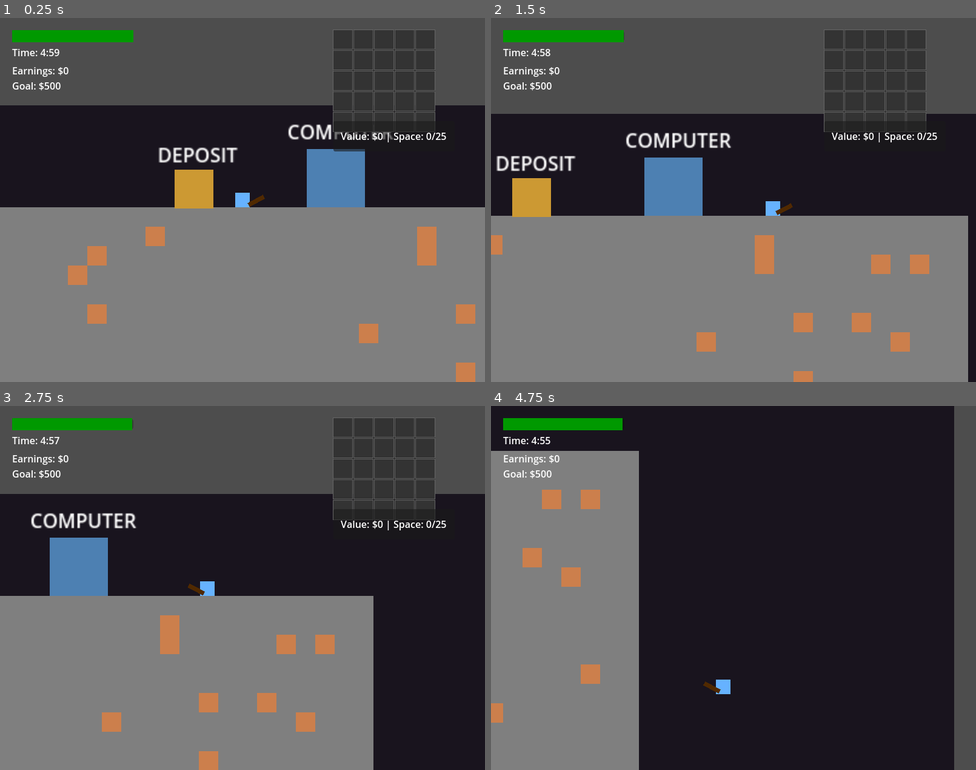
Above: before the commit, frames 1-4 (two rows, left to right).
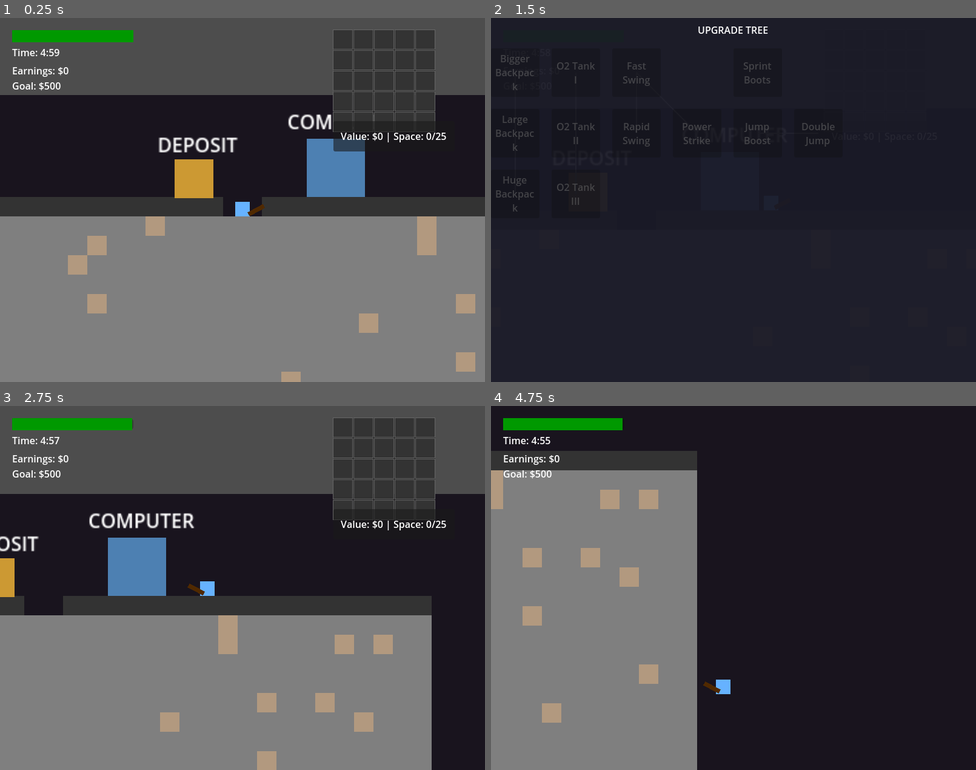
Above: after the commit, the same moments.

Repository: Tommi377/cave-packer
Game: Godot game, scene res://content/levels/mine_level.tscn
Same seed, same stepped clock (60 frames per second), same inputs: the game is played once before the commit and once after it.
Inputs (mouse positions are in pixels of both pictures, inside the frame that each line leads up to):
- Up to frame 1 (0.25 s): no input
- Up to frame 2 (1.5 s): tap Enter (ui_accept) at 0.5 s; move the mouse to (883, 90) at 0.52 s; press the mouse at (883, 90) at 0.53 s; hold D (move_right) from 0.53 s (still down); tap Space (jump) at 0.77 s; move the mouse to (636, 218) at 1.27 s; release the mouse at (636, 218) at 1.28 s; tap E (interact) at 1.35 s
- Up to frame 3 (2.75 s): tap Space (jump) at 1.52 s; move the mouse to (291, 507) at 2.02 s; release D (move_right) at 2.03 s; press the mouse at (291, 507) at 2.03 s; hold A (move_left) from 2.03 s (still down)
- Up to frame 4 (4.75 s): move the mouse to (709, 660) at 2.77 s; release A (move_left) at 2.78 s; release the mouse at (709, 660) at 2.78 s; hold D (move_right) 2.78-4.28 s; tap E (interact) at 2.85, 4.35 s; click (709, 660) at 2.92 s; tap Space (jump) at 3.02, 3.77, 4.52 s; move the mouse to (879, 642) at 3.52 s; press the mouse at (879, 642) at 3.53 s; tap I (toggle_inventory) at 4.15 s; move the mouse to (588, 533) at 4.27 s; release the mouse at (588, 533) at 4.28 s; hold A (move_left) from 4.28 s (still down)

The runs differ from the first frame. In frame 1, 12% of the frame differs, in the area x 0-100%, y 21-100%; in frame 2, 72%, in the area x 0-100%, y 0-100%; in frame 3, 19%; in frame 4, 19%.

Commit message:
big inventory changes

Diff:
--- a/content/inventory/inventory_ui.gd
+++ b/content/inventory/inventory_ui.gd
@@ -11,7 +11,7 @@
 @export var cell_padding: int = 2
 @export var show_grid_lines: bool = true
 
-@onready var inventory_grid: Node = $InventoryGrid
+@onready var inventory_grid: InventoryGrid = $InventoryGrid
 @onready var grid_container: Control = $GridContainer
 @onready var preview_container: Control = $PreviewContainer
 @onready var info_label: Label = $InfoPanel/InfoLabel
--- a/content/player/player.gd
+++ b/content/player/player.gd
@@ -39,7 +39,7 @@
 @onready var pickaxe_hitbox: Area2D = $PickaxeHitbox if has_node("PickaxeHitbox") else null
 
 # Inventory reference (set by level controller)
-var inventory_ui: Node = null
+var inventory_ui: InventoryUI = null
 
 func _ready() -> void:
 	# Ensure the player uses the floor detection properly
--- a/content/world/mine_tilemap.gd
+++ b/content/world/mine_tilemap.gd
@@ -8,7 +8,9 @@
 	STONE = 1,
 	IRON_ORE = 2,
 	GOLD_ORE = 3,
-	CRYSTAL_ORE = 4
+	COPPER_ORE = 4,
+	DIAMOND_ORE = 5,
+	BEDROCK = 6
 }
 
 ## Depth zones (measured in tiles from surface)
@@ -19,13 +21,12 @@
 ## Ore spawn chances by depth
 const ORE_SPAWN_CHANCE = {
 	"surface": {"stone": 0.95, "iron": 0.05},
-	"mid": {"stone": 0.70, "iron": 0.25, "gold": 0.05},
-	"deep": {"stone": 0.50, "iron": 0.20, "gold": 0.15, "crystal": 0.15}
+	"mid": {"stone": 0.70, "iron": 0.20, "copper": 0.08, "gold": 0.02},
+	"deep": {"stone": 0.50, "iron": 0.25, "copper": 0.15, "gold": 0.08, "diamond": 0.02}
 }
 
 ## Ore drop scene
 const ORE_ITEM_SCENE = preload("res://content/world/ore_item.tscn")
-const OreGenerator = preload("res://content/world/ore_generator.gd")
 
 signal block_broken(tile_pos: Vector2i, ore_type: String)
 signal depth_changed(depth: int)
@@ -61,19 +62,21 @@
 	else:
 		atlas = TileSetAtlasSource.new()
 
-		# Create a texture atlas with colored tiles (5 tiles x 1 row = 80x16 pixels)
-		var image = Image.create(80, 16, false, Image.FORMAT_RGBA8)
+		# Create a texture atlas with colored tiles (7 tiles x 1 row = 112x16 pixels)
+		var image = Image.create(112, 16, false, Image.FORMAT_RGBA8)
 
 		# Fill with tile colors
 		var colors = [
 			Color(0.4, 0.3, 0.2), # 0: Dirt (brown)
 			Color(0.5, 0.5, 0.5), # 1: Stone (gray)
-			Color(0.8, 0.5, 0.3), # 2: Iron ore (orange)
-			Color(0.8, 0.7, 0.2), # 3: Gold ore (golden)
-			Color(0.3, 0.7, 0.9) # 4: Crystal ore (cyan)
+			Color(0.7, 0.6, 0.5), # 2: Iron ore (brown-gray)
+			Color(0.9, 0.8, 0.2), # 3: Gold ore (golden)
+			Color(0.8, 0.5, 0.3), # 4: Copper ore (orange)
+			Color(0.3, 0.8, 0.9), # 5: Diamond ore (cyan)
+			Color(0.2, 0.2, 0.2) # 6: Bedrock (dark gray/black)
 		]
 
-		for i in range(5):
+		for i in range(7):
 			image.fill_rect(Rect2i(i * 16, 0, 16, 16), colors[i])
 
 		var texture = ImageTexture.create_from_image(image)
@@ -88,7 +91,9 @@
 		Vector2i(1, 0), # Stone
 		Vector2i(2, 0), # Iron ore
 		Vector2i(3, 0), # Gold ore
-		Vector2i(4, 0) # Crystal ore
+		Vector2i(4, 0), # Copper ore
+		Vector2i(5, 0), # Diamond ore
+		Vector2i(6, 0) # Bedrock
 	]
 
 	for coords in tile_coords:
@@ -119,7 +124,10 @@
 
 	# Create surface platform (y = -1)
 	for x in range(width):
-		set_cell(Vector2i(x, -1), 0, Vector2i(1, 0)) # Stone platform
+		var center_x = floori(width * 0.5)
+		if x == center_x or x == center_x - 1:
+			continue
+		set_cell(Vector2i(x, -1), 0, Vector2i(6, 0)) # Bedrock
 
 	print("Mine generated: ", width, "x", depth, " tiles")
 
@@ -157,8 +165,10 @@
 			return Vector2i(2, 0)
 		"gold":
 			return Vector2i(3, 0)
-		"crystal":
+		"copper":
 			return Vector2i(4, 0)
+		"diamond":
+			return Vector2i(5, 0)
 		_:
 			return Vector2i(0, 0) # Dirt fallback
 
@@ -173,15 +183,21 @@
 	if tile_data == null:
 		return false # No tile here
 
+	# Check if tile is bedrock (unbreakable)
+	var atlas_coords = get_cell_atlas_coords(tile_pos)
+	if atlas_coords == Vector2i(6, 0): # Bedrock
+		print("Can't break bedrock!")
+		return false
+
 	# Determine ore type from atlas coords
-	var atlas_coords = get_cell_atlas_coords(tile_pos)
 	var ore_type = _atlas_to_ore_type(atlas_coords)
 
 	# Erase the tile
 	erase_cell(tile_pos)
 
-	# Spawn ore drop
-	spawn_ore_drop(map_to_local(tile_pos), ore_type)
+	# Only spawn ore drops for actual ore blocks (not stone)
+	if ore_type != "stone":
+		spawn_ore_drop(map_to_local(tile_pos), ore_type)
 
 	# Emit signal
 	block_broken.emit(tile_pos, ore_type)
@@ -200,18 +216,20 @@
 		Vector2i(3, 0):
 			return "gold"
 		Vector2i(4, 0):
-			return "crystal"
+			return "copper"
+		Vector2i(5, 0):
+			return "diamond"
 		_:
 			return "stone"
 
 ## Spawn an ore drop entity with random size and shape
-func spawn_ore_drop(world_pos: Vector2, _ore_type: String) -> void:
+func spawn_ore_drop(world_pos: Vector2, ore_type: String) -> void:
 	if not ORE_ITEM_SCENE:
 		print("ORE_ITEM_SCENE not loaded!")
 		return
 
-	# Generate random ore data
-	var ore_data = OreGenerator.generate_ore_data()
+	# Generate ore data with the specific ore type from the broken block
+	var ore_data = OreGenerator.generate_ore_data(ore_type)
 
 	# Create ore instance
 	var ore = ORE_ITEM_SCENE.instantiate()
@@ -223,7 +241,8 @@
 		ore_data.type,
 		ore_data.size,
 		ore_data.base_price,
-		ore_data.shape
+		ore_data.shape,
+		ore_data.color
 	)
 
 	print("Spawned ", ore_data.type, " ore (size: ", ore_data.size, ", value: $", ore_data.total_value, ")")
--- a/content/world/ore_generator.gd
+++ b/content/world/ore_generator.gd
@@ -3,13 +3,12 @@
 
 ## Generates randomized ore shapes with connected cells
 
-# Ore tier definitions
+# Ore tier definitions (only valuable ores, stone drops nothing)
 const ORE_TIERS = {
-	"stone": {"base_price": 5, "weight": 50, "color": Color(0.5, 0.5, 0.5)},
-	"iron": {"base_price": 15, "weight": 30, "color": Color(0.7, 0.6, 0.5)},
-	"copper": {"base_price": 25, "weight": 15, "color": Color(0.8, 0.5, 0.3)},
-	"gold": {"base_price": 50, "weight": 8, "color": Color(0.9, 0.8, 0.2)},
-	"diamond": {"base_price": 100, "weight": 2, "color": Color(0.3, 0.8, 0.9)}
+	"iron": {"base_price": 15, "weight": 50, "color": Color(0.7, 0.6, 0.5)},
+	"copper": {"base_price": 25, "weight": 30, "color": Color(0.8, 0.5, 0.3)},
+	"gold": {"base_price": 50, "weight": 15, "color": Color(0.9, 0.8, 0.2)},
+	"diamond": {"base_price": 100, "weight": 5, "color": Color(0.3, 0.8, 0.9)}
 }
 
 # Size distribution (1-8 cells, middle sizes more common)
@@ -38,7 +37,7 @@
 		if roll <= current:
 			return tier
 
-	return "stone" # Fallback
+	return "iron" # Fallback
 
 ## Generate a random ore size based on weights (1-8)
 static func generate_ore_size() -> int:
@@ -96,11 +95,15 @@
 static func get_ore_data(ore_type: String) -> Dictionary:
 	if ORE_TIERS.has(ore_type):
 		return ORE_TIERS[ore_type]
-	return ORE_TIERS["stone"]
+	# Fallback to iron if type not found
+	return ORE_TIERS["iron"]
 
 ## Create complete ore data package
-static func generate_ore_data() -> Dictionary:
-	var ore_type = generate_ore_type()
+static func generate_ore_data(ore_type: String = "") -> Dictionary:
+	# Use provided ore type or generate random one
+	if ore_type.is_empty():
+		ore_type = generate_ore_type()
+
 	var ore_size = generate_ore_size()
 	var shape = generate_connected_shape(ore_size)
 	var tier_data = get_ore_data(ore_type)
--- a/content/world/ore_item.gd
+++ b/content/world/ore_item.gd
@@ -1,4 +1,4 @@
-extends Node2D
+extends RigidBody2D
 class_name OreItem
 
 ## Represents a collectible ore drop with dynamic shape and value
@@ -9,13 +9,14 @@
 @export var ore_size: int = 3 # Number of cells (1-8)
 @export var base_price: int = 10
 @export var shape_cells: Array[Vector2i] = [] # Grid positions relative to origin
+@export var ore_color: Color = Color.WHITE # Color for visual display
 
 var total_value: int = 0
 var pickup_radius: float = 32.0
 
 @onready var sprite: ColorRect = $Sprite
 @onready var area: Area2D = $Area2D
-@onready var collision: CollisionShape2D = $Area2D/CollisionShape2D
+@onready var collision: CollisionShape2D = $CollisionShape2D
 
 func _ready():
 	# Calculate total value
@@ -24,19 +25,32 @@
 	# Set color based on ore type
 	_set_ore_color()
 
-	# Set up collision and visual size
-	_setup_visuals()
+	# Configure physics
+	gravity_scale = 1.0
+	linear_damp = 2.0 # Add some air resistance
+	angular_damp = 3.0 # Slow down rotation
 
 	# Connect pickup signal
 	if area:
 		area.body_entered.connect(_on_body_entered)
 
-func initialize(type: String, size: int, price: int, cells: Array[Vector2i]):
+func initialize(type: String, size: int, price: int, cells: Array[Vector2i], color: Color = Color.WHITE):
 	ore_type = type
 	ore_size = size
 	base_price = price
 	shape_cells = cells.duplicate()
+	ore_color = color
 	total_value = base_price * size
+
+	_set_ore_color()
+
+	# Add a small upward and random horizontal impulse when spawned
+	var impulse_x = randf_range(-50, 50)
+	var impulse_y = randf_range(-150, -100)
+	apply_impulse(Vector2(impulse_x, impulse_y))
+
+	# Add some random rotation
+	angular_velocity = randf_range(-3, 3)
 
 func _set_ore_color():
 	if not sprite:
@@ -56,19 +70,6 @@
 		_:
 			sprite.color = Color.WHITE
 
-func _setup_visuals():
-	# Size the sprite based on ore size (rough approximation)
-	var visual_size = 8 + (ore_size * 2)
-	if sprite:
-		sprite.size = Vector2(visual_size, visual_size)
-		sprite.position = Vector2(-visual_size * 0.5, -visual_size * 0.5)
-
-	# Set up collision shape
-	if collision:
-		var shape = CircleShape2D.new()
-		shape.radius = visual_size * 0.5
-		collision.shape = shape
-
 func _on_body_entered(body: Node2D):
 	if body.has_method("collect_ore"):
 		body.collect_ore(self)
@@ -80,5 +81,6 @@
 		"size": ore_size,
 		"base_price": base_price,
 		"total_value": total_value,
-		"shape": shape_cells
+		"shape": shape_cells,
+		"color": ore_color
 	}
--- a/content/world/ore_item.tscn
+++ b/content/world/ore_item.tscn
@@ -1,17 +1,31 @@
-[gd_scene load_steps=2 format=3]
+[gd_scene load_steps=3 format=3 uid="uid://dguo8eoidvc0f"]
 
-[ext_resource type="Script" path="res://content/world/ore_item.gd" id="1"]
+[ext_resource type="Script" uid="uid://xgecq4rng5wh" path="res://content/world/ore_item.gd" id="1"]
 
-[node name="OreItem" type="Node2D"]
+[sub_resource type="RectangleShape2D" id="RectangleShape2D_pjfka"]
+size = Vector2(10, 10)
+
+[node name="OreItem" type="RigidBody2D"]
+collision_layer = 4
+collision_mask = 1
+gravity_scale = 1.0
+linear_damp = 2.0
+angular_damp = 3.0
 script = ExtResource("1")
 
 [node name="Sprite" type="ColorRect" parent="."]
-offset_right = 16.0
-offset_bottom = 16.0
+offset_left = -5.0
+offset_top = -5.0
+offset_right = 5.0
+offset_bottom = 5.0
 color = Color(0.8, 0.8, 0.2, 1)
+
+[node name="CollisionShape2D" type="CollisionShape2D" parent="."]
+shape = SubResource("RectangleShape2D_pjfka")
 
 [node name="Area2D" type="Area2D" parent="."]
 collision_layer = 0
 collision_mask = 2
 
 [node name="CollisionShape2D" type="CollisionShape2D" parent="Area2D"]
+shape = SubResource("RectangleShape2D_pjfka")
